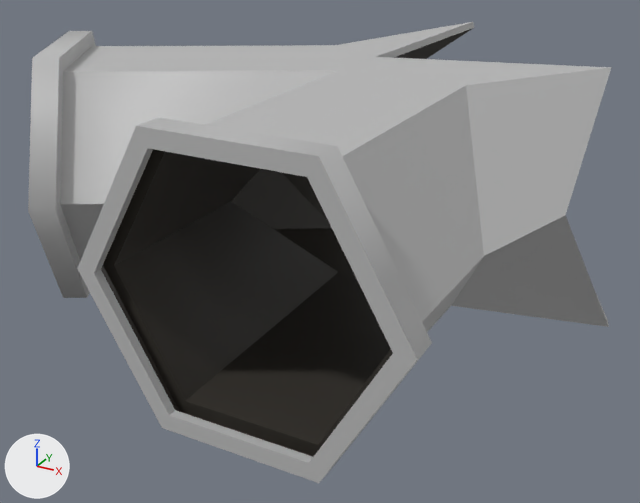
A saved change to the FBX model Assets/MiniGames/Repair/Models/Pipe_2_Way_Damaged.fbx.
Before and after are seen from a 50 mm lens placed at (0.825, -2.166, 1.063), pointed at (-0.208, -0.288, 0.124). Arrows for +X, +Y and +Z are at lower left; the lights stay in place. Where no turn or scale is listed for an object, it has been applied to the vertices.

Objects in the first picture: 'Pipe_2_Way_Damaged'.
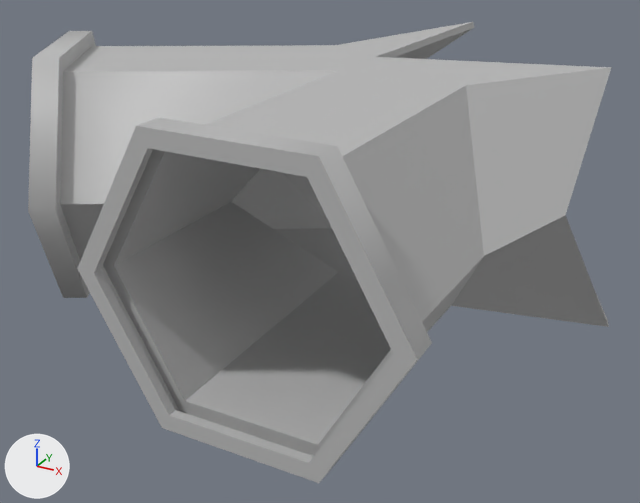
Boxes [x1, y1, x2, y2] around the edits, measured in the pictures (640 x 503 px):
part 1 of me_mesh, recoloured (black to grey)
    both: [101, 27, 475, 457]

Patch to the scene script:
```diff
--- a/Assets/MiniGames/Repair/Models/Pipe_2_Way_Damaged.fbx.py
+++ b/Assets/MiniGames/Repair/Models/Pipe_2_Way_Damaged.fbx.py
@@ me_mesh @@
 me_mesh.from_pydata(...)  # 132 vertices, 144 faces; spans x -1.05..0.51, y -1.0..0.56, z 0.0..0.64
 # used by ob_pipe_2_way_damaged; location = (0.0, 0.0, 0.0)
+# me_mesh part 1: all 62 faces that had it switch from mat_pipe_interior (black #3a3631) to mat_lambert1 (grey #bcbcbc)
```
